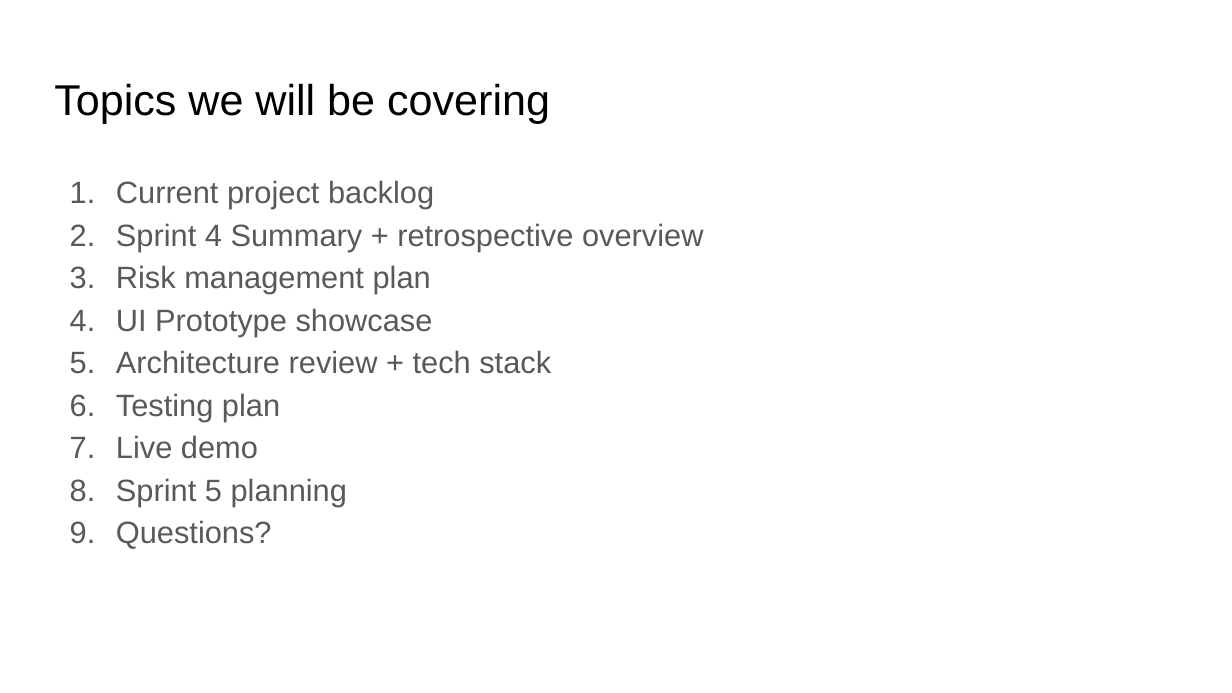
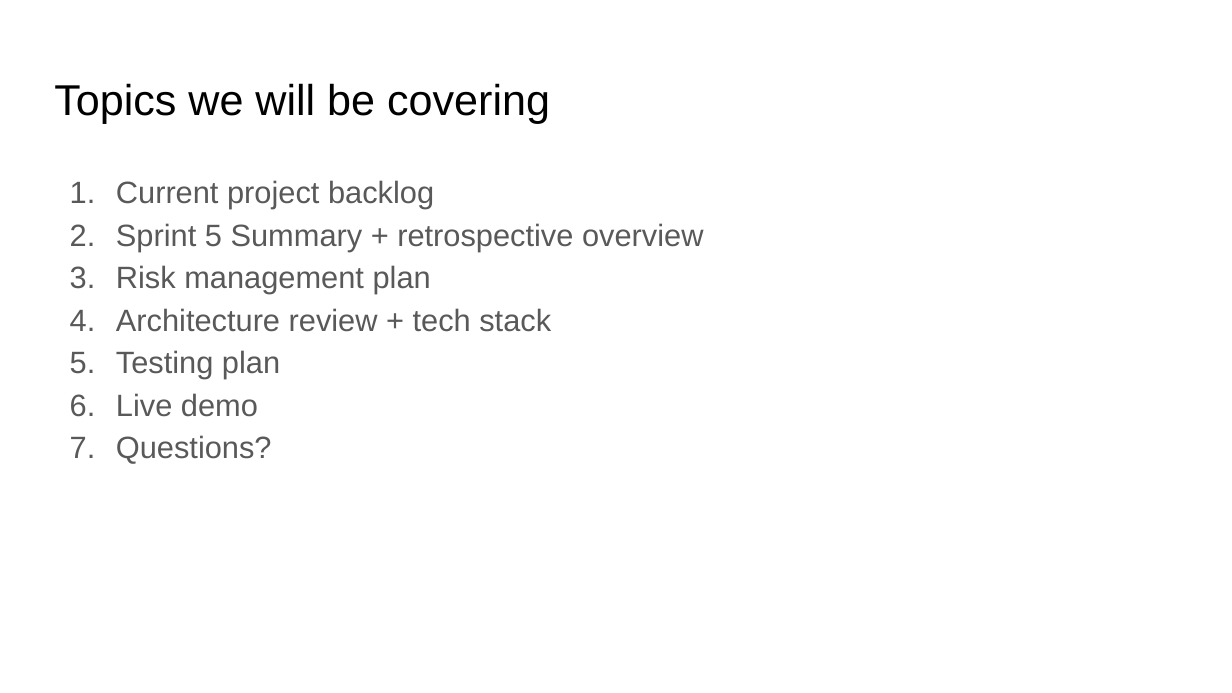
Before and after one commit to SOEN-390-Mini-Cap/CovidTracker, a slide deck: slide 3 of docs/Sprint 5 report/Sprint 5 presentation.pptx. Drawn at 1232x693 pixels with LibreOffice and Linux fonts; fonts in the diff are those of the drawing. Boxes give left, top, right and bottom in pixels: in the first picture for what was removed or moved away, otherwise in the second. Text is boxed around its words. In the diff, an @@ line names an element or a change of style, - is before the commit and + after.

Commit message:
COV-000: update sprint 5 ppt (#112)

```diff
--- a/docs/Sprint 5 report/Sprint 5 presentation.pptx
+++ b/docs/Sprint 5 report/Sprint 5 presentation.pptx
@@ text at [116, 223, 703, 252]: text changed @@
-2. Sprint 4 Summary + retrospective overview
+2. Sprint 5 Summary + retrospective overview
@@ text at [116, 308, 433, 336]: paragraph removed @@
-4. UI Prototype showcase
@@ text at [116, 478, 347, 506]: paragraph removed @@
-8. Sprint 5 planning
```
Also in this commit, not shown: 11 other slides changed, 10 slides removed.
